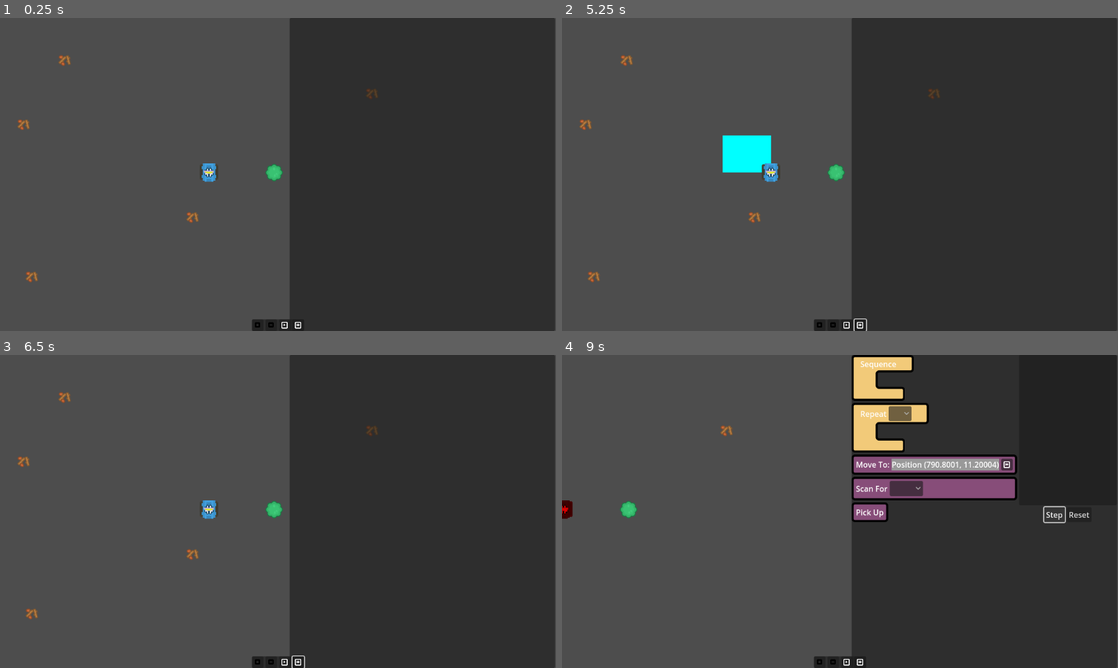
Above: before the commit, frames 1-4 (two rows, left to right).
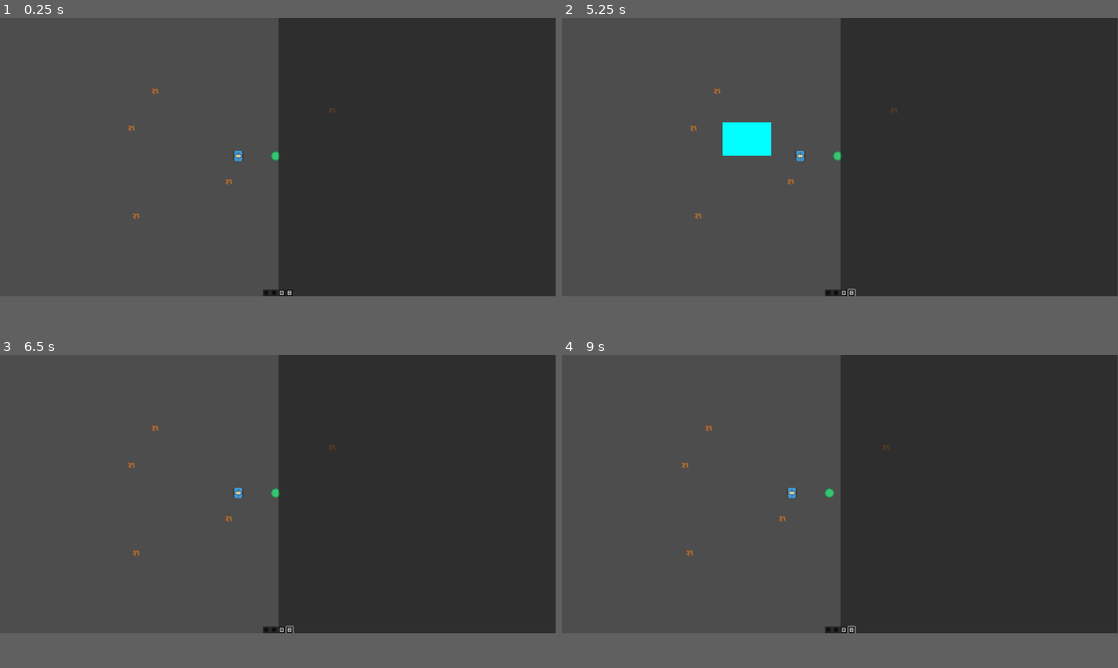
Above: after the commit, the same moments.

Repository: tefla/SpecialCirumstances
Game: Godot game, scene res://Game.tscn
Two runs of this game, one before a commit and one after it. Both use one fixed random seed, a clock stepped at 60 frames per second and the inputs below.
Inputs (mouse positions are in pixels of both pictures, inside the frame that each line leads up to; where the layout moved, square brackets give the same spot in the first picture):
- Up to frame 1 (0.25 s): no input
- Up to frame 2 (5.25 s): click (828, 327) [817, 324] at 0.5 s; click (828, 327) [817, 324] at 1.25 s; click (845, 327) [845, 324] at 2 s; click (845, 327) [845, 324] at 2.75 s; click (834, 327) [834, 324] at 3.5 s; click (851, 327) [862, 324] at 4.25 s; tap Enter at 5 s; drag from (773, 171) to (628, 61) at 5.02 s
- Up to frame 3 (6.5 s): drag from (166, 527) to (66, 398) at 5.77 s
- Up to frame 4 (9 s): move the mouse to (895, 442) at 6.52 s; hold D (RightKey) 6.53-7.25 s; tap 2 (MouseModeSingle) at 6.6 s; drag from (812, 574) to (567, 508) at 7.27 s; click (906, 464) at 8.02 s; click (1012, 514) at 8.75 s, where only the run before the commit has a clickable "Step"
In our replay, the window is 800x450 before the commit and 800x400 after it. These sizes can differ from the game's own. Grey fills any space a smaller window leaves; there, only what the larger window draws over its background counts as a difference.

The runs differ from the first frame. In frame 1, 7.9% of the frame differs, in the area x 3-100%, y 0-100%; in frame 2, 8.7%; in frame 3, 7.9%; in frame 4, 15%, in the area x 0-100%, y 0-100%.
Error before the commit: Invalid call. Nonexistent function 'run' in base 'Nil'. (res://Unit/Components/Memory/MemoryUI.gd:8)

Commit message:
moar

Diff:
--- a/Camera2D.gd
+++ b/Camera2D.gd
@@ -7,7 +7,7 @@
 
 
 # Called every frame. 'delta' is the elapsed time since the previous frame.
-func _process(delta: float) -> void:
+func _unhandled_key_input(event: InputEvent) -> void:
 	if Input.is_action_pressed("UpKey"):
 		position.y -= 10
 	if Input.is_action_pressed("DownKey"):
--- a/Map/Stick.tscn
+++ b/Map/Stick.tscn
@@ -9,6 +9,7 @@
 [node name="Stick" type="Area2D"]
 script = ExtResource("1_a1bek")
 metadata/type = "Stick"
+metadata/can_pick_up = true
 
 [node name="CollisionShape2D" type="CollisionShape2D" parent="."]
 shape = SubResource("CircleShape2D_s6cma")
--- a/Tasks/Blocks/BlockFunction.tscn
+++ b/Tasks/Blocks/BlockFunction.tscn
@@ -8,10 +8,10 @@
 texture = ExtResource("3_aulle")
 
 [node name="VBoxContainer" type="VBoxContainer"]
-offset_left = 13.0
-offset_top = 15.0
-offset_right = 442.0
-offset_bottom = 349.0
+offset_right = 81.0
+offset_bottom = 41.0
+size_flags_horizontal = 0
+size_flags_vertical = 0
 mouse_filter = 0
 theme_override_constants/separation = 0
 script = ExtResource("1_6rbd5")
--- a/Tasks/Blocks/BlockStatement.tscn
+++ b/Tasks/Blocks/BlockStatement.tscn
@@ -12,10 +12,8 @@
 [sub_resource type="StyleBoxEmpty" id="StyleBoxEmpty_hakht"]
 
 [node name="VBoxContainer" type="VBoxContainer"]
-offset_left = 13.0
-offset_top = 15.0
-offset_right = 442.0
-offset_bottom = 349.0
+offset_right = 121.0
+offset_bottom = 95.0
 size_flags_horizontal = 0
 theme_override_constants/separation = 0
 script = ExtResource("1_q7p3o")
--- a/Unit/Components/CPU/Repeat/RepeatBlock.tscn
+++ b/Unit/Components/CPU/Repeat/RepeatBlock.tscn
@@ -12,10 +12,8 @@
 [sub_resource type="StyleBoxEmpty" id="StyleBoxEmpty_hakht"]
 
 [node name="VBoxContainer" type="VBoxContainer"]
-offset_left = 13.0
-offset_top = 15.0
-offset_right = 442.0
-offset_bottom = 349.0
+offset_right = 172.0
+offset_bottom = 103.0
 size_flags_horizontal = 0
 theme_override_constants/separation = 0
 script = ExtResource("1_glufo")
@@ -53,6 +51,7 @@
 popup/item_0/text = "-1"
 popup/item_0/id = 3
 popup/item_1/text = "1"
+popup/item_1/id = 1
 popup/item_2/text = "2"
 popup/item_2/id = 1
 popup/item_3/text = "3"
--- /dev/null
+++ b/Unit/Components/Inventory/Inventory.tscn
@@ -0,0 +1,23 @@
+[gd_scene load_steps=2 format=3 uid="uid://bcxoy7xykbhpf"]
+
+[ext_resource type="PackedScene" uid="uid://cpxitoxkpm73s" path="res://Unit/Components/Inventory/InventoryItem.tscn" id="1_11rdb"]
+
+[node name="Inventory" type="MarginContainer"]
+
+[node name="HBoxContainer" type="HBoxContainer" parent="."]
+layout_mode = 2
+
+[node name="InventoryItem" parent="HBoxContainer" instance=ExtResource("1_11rdb")]
+layout_mode = 2
+
+[node name="InventoryItem2" parent="HBoxContainer" instance=ExtResource("1_11rdb")]
+layout_mode = 2
+
+[node name="InventoryItem3" parent="HBoxContainer" instance=ExtResource("1_11rdb")]
+layout_mode = 2
+
+[node name="InventoryItem4" parent="HBoxContainer" instance=ExtResource("1_11rdb")]
+layout_mode = 2
+
+[node name="InventoryItem5" parent="HBoxContainer" instance=ExtResource("1_11rdb")]
+layout_mode = 2
--- /dev/null
+++ b/Unit/Components/Inventory/InventoryComponent.gd
@@ -0,0 +1,65 @@
+extends Component
+
+class_name InventoryComponent
+
+signal item_added(item: InventoryItem)
+
+# InventoryItem
+class InventoryItem:
+	var name: String
+	var description: String
+	var quantity: int
+	var type: String
+
+
+var items: Array[InventoryItem] = []
+
+func _init() -> void:
+	features = ComponentFeatures.UI_PROVIDER
+
+func get_ui():
+	var ui = preload("Inventory.tscn")
+	return ui.instantiate()
+func add_item(item: InventoryItem) -> void:
+	items.append(item)
+	item_added.emit(item)
+
+
+func remove_item(item: InventoryItem) -> void:
+	items.erase(items.find(item))
+
+func get_items() -> Array[InventoryItem]:
+	return items
+
+func get_item_by_name(name: String) -> InventoryItem:
+	for item in items:
+		if item.name == name:
+			return item
+	return null
+
+func get_item_by_type(type: String) -> InventoryItem:
+	for item in items:
+		if item.type == type:
+			return item
+	return null
+
+func get_item_by_index(index: int) -> InventoryItem:
+	return items[index]
+
+func get_item_count() -> int:
+	return items.size()
+
+func has_item(item: InventoryItem) -> bool:
+	return items.has(item)
+
+func has_item_by_name(name: String) -> bool:
+	for item in items:
+		if item.name == name:
+			return true
+	return false
+
+func has_item_by_type(type: String) -> bool:
+	for item in items:
+		if item.type == type:
+			return true
+	return false
--- /dev/null
+++ b/Unit/Components/Inventory/InventoryComponent.tscn
@@ -0,0 +1,6 @@
+[gd_scene load_steps=2 format=3 uid="uid://cru7r7s3i4f4h"]
+
+[ext_resource type="Script" path="res://Unit/Components/Inventory/InventoryComponent.gd" id="1_6nadp"]
+
+[node name="InventoryComponent" type="Node2D"]
+script = ExtResource("1_6nadp")
--- /dev/null
+++ b/Unit/Components/Inventory/InventoryItem.tscn
@@ -0,0 +1,19 @@
+[gd_scene load_steps=3 format=3 uid="uid://cpxitoxkpm73s"]
+
+[ext_resource type="Texture2D" uid="uid://w7up66nkx83m" path="res://Assets/kenny-assets/Default size/treeBrown_twigs.png" id="1_yucei"]
+
+[sub_resource type="StyleBoxTexture" id="StyleBoxTexture_nleau"]
+texture = ExtResource("1_yucei")
+
+[node name="InventoryItem" type="MarginContainer"]
+custom_minimum_size = Vector2(22, 22)
+offset_right = 22.0
+offset_bottom = 22.0
+theme_override_constants/margin_left = 2
+theme_override_constants/margin_top = 2
+theme_override_constants/margin_right = 2
+theme_override_constants/margin_bottom = 2
+
+[node name="PanelContainer" type="PanelContainer" parent="."]
+layout_mode = 2
+theme_override_styles/panel = SubResource("StyleBoxTexture_nleau")
--- a/Unit/Components/Manipulator/ManipulatorComponent.gd
+++ b/Unit/Components/Manipulator/ManipulatorComponent.gd
@@ -13,6 +13,14 @@
 	print("Found following bodies", bodies)
 	var all_bodies = areas + bodies
 	for body in all_bodies:
-		if body.can_pick_up:
-			print("Yo")
-	return bodies.front()
+		var meta = body.get_meta("can_pick_up")
+		if meta:
+			var inv = entity.get_component(InventoryComponent)
+			var item = InventoryComponent.InventoryItem.new()
+			item.name = "Stick"
+			inv.add_item(item)
+			print(inv.items)
+			#inv.add_item()
+			print("Yo", body)
+			body.queue_free()
+			return
--- a/Unit/Components/Memory/MemoryUI.tscn
+++ b/Unit/Components/Memory/MemoryUI.tscn
@@ -9,6 +9,8 @@
 anchor_bottom = 1.0
 grow_horizontal = 2
 grow_vertical = 2
+size_flags_horizontal = 3
+size_flags_vertical = 3
 script = ExtResource("1_5jxcf")
 
 [node name="HBoxContainer" type="HBoxContainer" parent="."]
@@ -30,6 +32,14 @@
 size_flags_vertical = 3
 script = ExtResource("2_faw13")
 
+[node name="VBoxContainer" type="VBoxContainer" parent="HBoxContainer/VBoxContainer"]
+layout_mode = 2
+
+[node name="TextEdit" type="TextEdit" parent="HBoxContainer/VBoxContainer/VBoxContainer"]
+custom_minimum_size = Vector2(0, 150)
+layout_mode = 2
+placeholder_text = "Info here"
+
 [node name="HBoxContainer" type="HBoxContainer" parent="HBoxContainer/VBoxContainer"]
 layout_mode = 2
 size_flags_vertical = 8
--- a/Unit/Components/Motor/MoveTo/MoveToBlock.tscn
+++ b/Unit/Components/Motor/MoveTo/MoveToBlock.tscn
@@ -11,9 +11,9 @@
 [sub_resource type="StyleBoxFlat" id="StyleBoxFlat_j7xrf"]
 
 [node name="PanelContainer" type="PanelContainer"]
-offset_left = 29.0
-offset_right = 29.0
-offset_bottom = 23.0
+offset_right = 71.0
+offset_bottom = 42.0
+size_flags_horizontal = 0
 theme_override_styles/panel = ExtResource("1_nuvm3")
 script = ExtResource("1_swrdt")
 
--- a/Unit/Components/Scanner/ScanFor/ScanForBlock.gd
+++ b/Unit/Components/Scanner/ScanFor/ScanForBlock.gd
@@ -5,7 +5,11 @@
 @onready var options = $HBox/OptionButton
 func _ready() -> void:
 	options.item_selected.connect(set_scan_target)
-
+	if _task is ScanForTask:
+		if _task.scan_for_type == "Tree":
+			options.selected = 0
+		elif _task.scan_for_type == "Stick":
+			options.selected = 1
 func set_scan_target(idx):
 	if idx == 0:
 		_task.scan_for_type = "Tree"
--- a/Unit/Components/Scanner/ScanFor/ScanForBlock.tscn
+++ b/Unit/Components/Scanner/ScanFor/ScanForBlock.tscn
@@ -1,16 +1,16 @@
 [gd_scene load_steps=5 format=3 uid="uid://bv7xnyyae50uw"]
 
 [ext_resource type="Script" path="res://Unit/Components/Scanner/ScanFor/ScanForBlock.gd" id="1_ldws1"]
-[ext_resource type="StyleBox" path="res://Tasks/Blocks/function.tres" id="1_nq5on"]
+[ext_resource type="StyleBox" uid="uid://uxq4c8d8dwmm" path="res://Tasks/Blocks/function.tres" id="1_nq5on"]
 [ext_resource type="Texture2D" uid="uid://dftc434hupcc1" path="res://Assets/path316-7.png" id="2_x74hs"]
 
 [sub_resource type="StyleBoxTexture" id="StyleBoxTexture_jp5lj"]
 texture = ExtResource("2_x74hs")
 
 [node name="ScanForBlock" type="PanelContainer"]
-offset_left = 5.0
-offset_right = 5.0
-offset_bottom = 23.0
+offset_right = 92.0
+offset_bottom = 49.0
+size_flags_horizontal = 0
 theme_override_styles/panel = ExtResource("1_nq5on")
 script = ExtResource("1_ldws1")
 
--- a/Unit/Components/Scanner/ScanFor/ScanForTask.gd
+++ b/Unit/Components/Scanner/ScanFor/ScanForTask.gd
@@ -2,13 +2,7 @@
 class_name ScanForTask
 
 var _value: Vector2
-var scan_for_type
-
-func add_child(task: Task):
-	task.removed.connect(remove_child)
-
-	children.clear()
-	children.append(task)
+var scan_for_type = "Tree"
 
 func _init() -> void:
 	name = "Scan For"
--- a/Unit/Components/Scanner/ScannerComponent.gd
+++ b/Unit/Components/Scanner/ScannerComponent.gd
@@ -15,7 +15,8 @@
 	print("Found following bodies", bodies)
 	var all_bodies = areas + bodies
 	for body in all_bodies:
-		var meta = body.get_meta("type")
-		if meta == type:
-			return body
+		if body.has_meta("type"):
+			var meta = body.get_meta("type")
+			if meta == type:
+				return body
 	#return bodies.front()
--- a/Unit/Components/Scanner/ScannerComponent.tscn
+++ b/Unit/Components/Scanner/ScannerComponent.tscn
@@ -1,10 +1,10 @@
-[gd_scene load_steps=7 format=3 uid="uid://r2hh5qos4ehu"]
+[gd_scene load_steps=7 format=3 uid="uid://gu6nsy06g8n0"]
 
 [ext_resource type="Script" path="res://Unit/Components/Scanner/ScannerComponent.gd" id="1_iowno"]
 [ext_resource type="Texture2D" uid="uid://dm8xswn6ijana" path="res://Assets/path1085.png" id="2_2ru85"]
 
 [sub_resource type="CircleShape2D" id="CircleShape2D_7k5pv"]
-radius = 223.182
+radius = 500.0
 
 [sub_resource type="Animation" id="Animation_rcgvb"]
 length = 0.001
--- a/Unit/UI/InfoPanel.tscn
+++ b/Unit/UI/InfoPanel.tscn
@@ -8,7 +8,7 @@
 anchor_left = 1.0
 anchor_right = 1.0
 anchor_bottom = 1.0
-offset_left = -552.0
+offset_left = -998.0
 offset_right = -2.0
 grow_horizontal = 0
 grow_vertical = 2
--- a/Unit/Unit.tscn
+++ b/Unit/Unit.tscn
@@ -1,12 +1,13 @@
-[gd_scene load_steps=9 format=3 uid="uid://cy30xxeibl4ms"]
+[gd_scene load_steps=10 format=3 uid="uid://cy30xxeibl4ms"]
 
 [ext_resource type="Script" path="res://Unit/Unit.gd" id="1_x564y"]
 [ext_resource type="Texture2D" uid="uid://dt163nr8xf3g1" path="res://Assets/kenny-assets/Default size/tankBody_blue.png" id="2_nkeru"]
 [ext_resource type="Script" path="res://Unit/Components/CPU/CPUComponent.gd" id="3_rcme6"]
 [ext_resource type="Script" path="res://Unit/Components/Memory/MemoryComponent.gd" id="4_7ygos"]
-[ext_resource type="PackedScene" uid="uid://r2hh5qos4ehu" path="res://Unit/Components/Scanner/ScannerComponent.tscn" id="6_h24oc"]
-[ext_resource type="PackedScene" uid="uid://cgcavuyj3yhtw" path="res://Unit/Components/Motor/MotorComponent.tscn" id="6_u8rkh"]
+[ext_resource type="PackedScene" uid="uid://gu6nsy06g8n0" path="res://Unit/Components/Scanner/ScannerComponent.tscn" id="6_h24oc"]
+[ext_resource type="PackedScene" path="res://Unit/Components/Motor/MotorComponent.tscn" id="6_u8rkh"]
 [ext_resource type="PackedScene" uid="uid://canch3qcuo0i6" path="res://Unit/Components/Manipulator/ManipulatorComponent.tscn" id="7_misku"]
+[ext_resource type="PackedScene" uid="uid://cru7r7s3i4f4h" path="res://Unit/Components/Inventory/InventoryComponent.tscn" id="8_drxgu"]
 
 [sub_resource type="RectangleShape2D" id="RectangleShape2D_e6uul"]
 size = Vector2(28, 28)
@@ -44,5 +45,7 @@
 
 [node name="MannipulatorComponent" parent="Components" instance=ExtResource("7_misku")]
 
+[node name="InventoryComponent" parent="Components" instance=ExtResource("8_drxgu")]
+
 [connection signal="mouse_entered" from="." to="." method="_on_mouse_entered"]
 [connection signal="mouse_exited" from="." to="." method="_on_mouse_exited"]
--- a/project.godot
+++ b/project.godot
@@ -21,6 +21,8 @@
 
 [display]
 
+window/size/viewport_width=2000
+window/size/viewport_height=1000
 window/stretch/mode="viewport"
 window/stretch/aspect="expand"
 
Not shown: 1 places in Map/Stick.tscn that only renumber resources
Not shown: 1 places in Tasks/Blocks/BlockStatement.tscn that only renumber resources
Not shown: 1 places in Unit/Components/CPU/Repeat/RepeatBlock.tscn that only renumber resources
Not shown: 1 places in Unit/Components/Motor/MoveTo/MoveToBlock.tscn that only renumber resources
